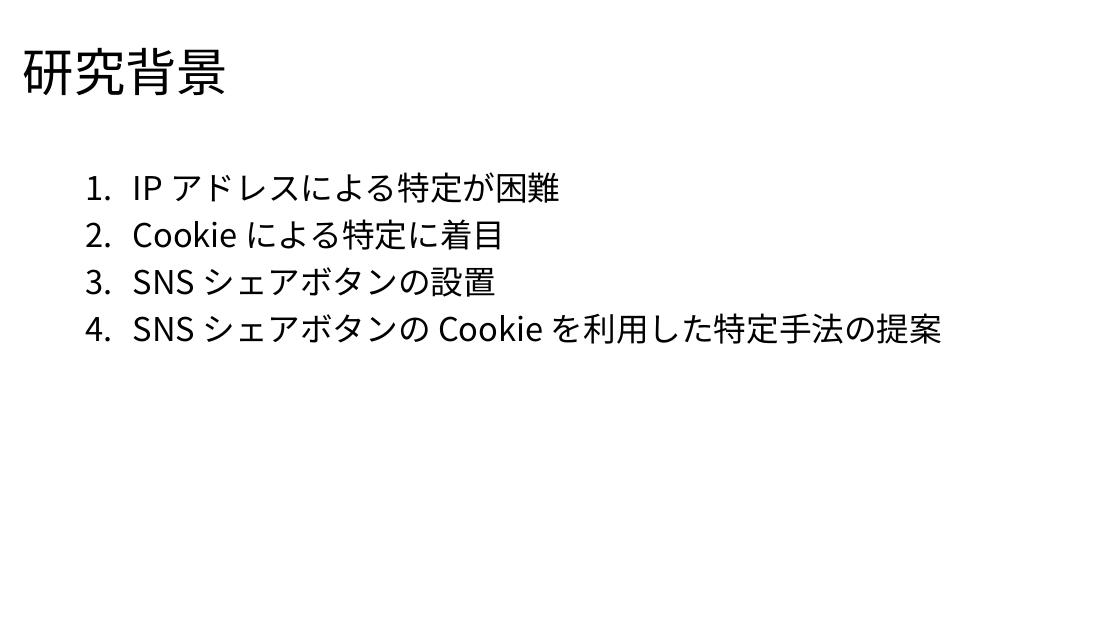
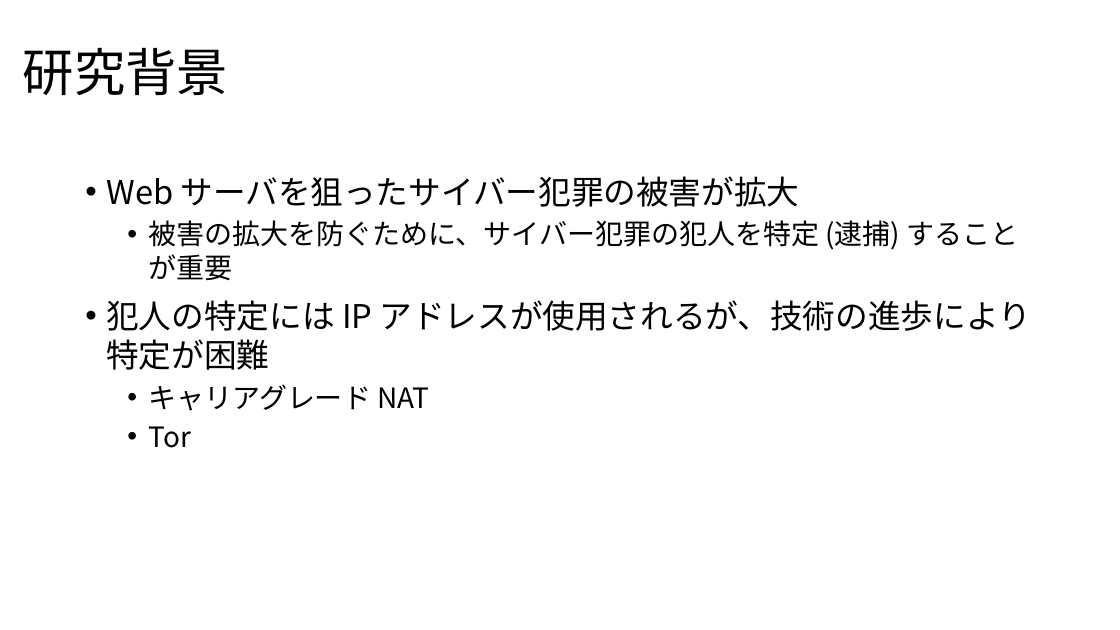
Before and after one commit to noraworld/graduation-thesis, a slide deck: slide 3 of presentation_slides.pptx. Drawn at 1120x630 pixels with LibreOffice and Linux fonts; fonts in the diff are those of the drawing. Boxes give left, top, right and bottom in pixels: in the first picture for what was removed or moved away, otherwise in the second. Text is boxed around its words. In the diff, an @@ line names an element or a change of style, - is before the commit and + after.

Commit message:
研究背景の修正 (一部を提案手法に分割)

```diff
--- a/presentation_slides.pptx
+++ b/presentation_slides.pptx
@@ text at (106,176,1031,448): text changed @@
-1. IP アドレスによる特定が困難
-2. Cookie による特定に着目
-3. SNS シェアボタンの設置
-4. SNS シェアボタンの Cookie を利用した特定手法の提案
+• Web サーバを狙ったサイバー犯罪の被害が拡大
+  • 被害の拡大を防ぐために、サイバー犯罪の犯人を特定 (逮捕) することが重要
+• 犯人の特定には IP アドレスが使用されるが、技術の進歩により特定が困難
+  • キャリアグレード NAT
+  • Tor
```
Also in this commit, not shown: 1 other slide changed, 1 slide added.
